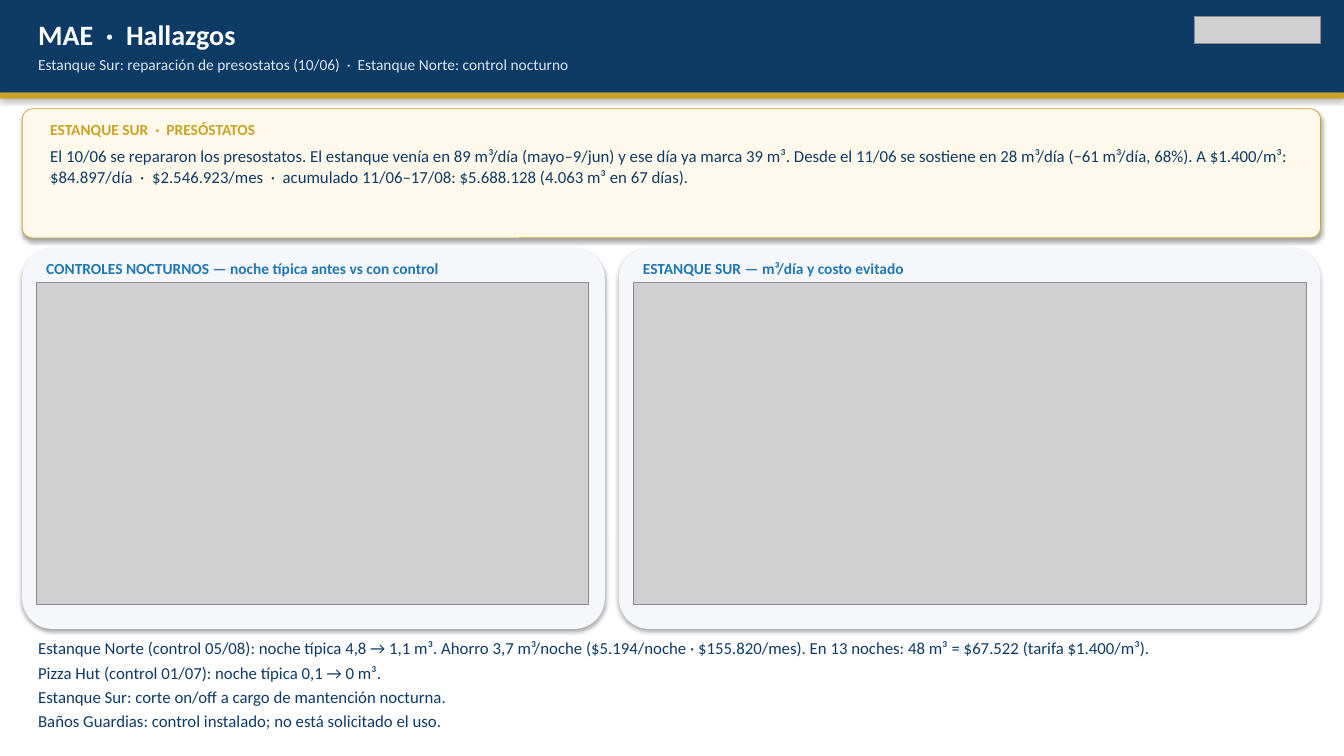
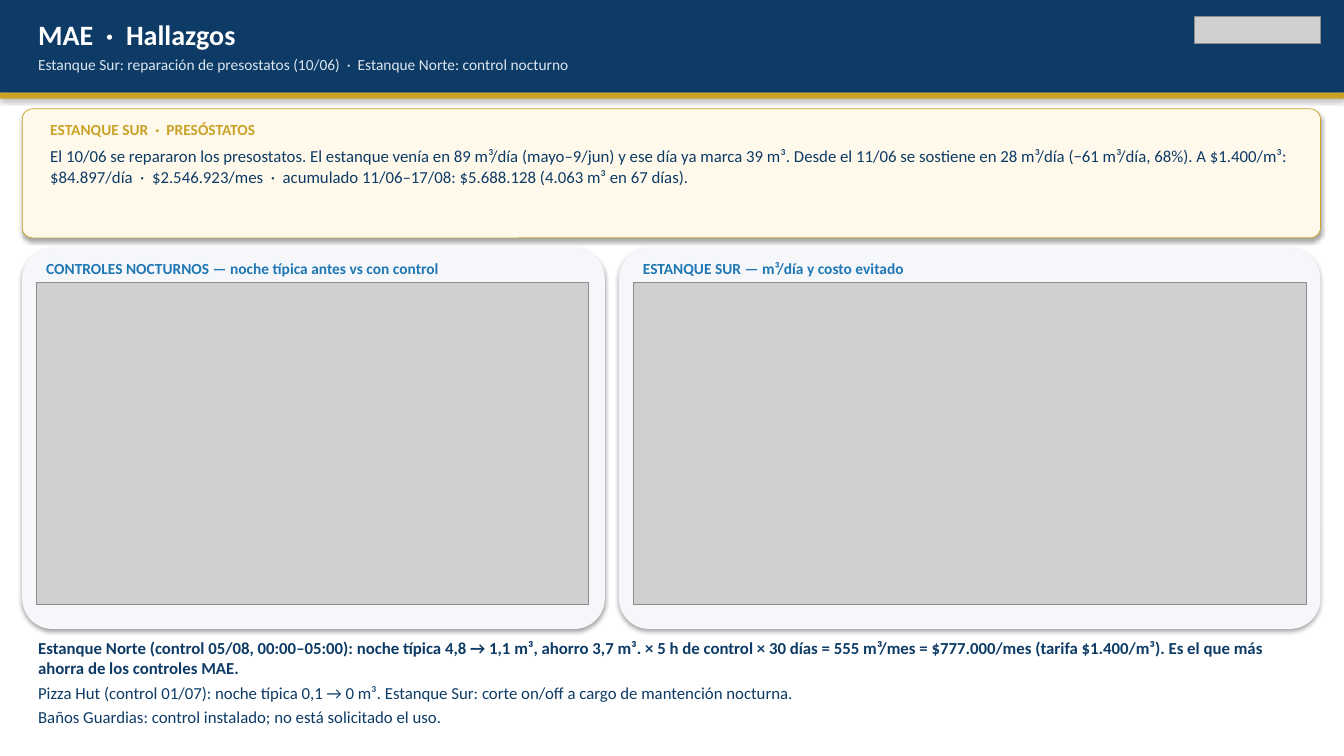
Before and after one commit to anibaloperacionesWes/wes-scripts, a slide deck: slide 3 of reports/Parque_Arauco/TMP_7MALLS/entrega_diego_anibal/Recorrido_ejecutivo_PA_MAE_20260817.pptx. Drawn at 1344x756 pixels with LibreOffice and Linux fonts; fonts in the diff are those of the drawing; grey boxes stand for pictures. Boxes give left, top, right and bottom in pixels: in the first picture for what was removed or moved away, otherwise in the second. Text is boxed around its words. In the diff, an @@ line names an element or a change of style, - is before the commit and + after.

```diff
--- a/reports/Parque_Arauco/TMP_7MALLS/entrega_diego_anibal/Recorrido_ejecutivo_PA_MAE_20260817.pptx
+++ b/reports/Parque_Arauco/TMP_7MALLS/entrega_diego_anibal/Recorrido_ejecutivo_PA_MAE_20260817.pptx
@@ text at bbox=[38, 641, 1263, 702]: text changed; bold on @@
-Estanque Norte (control 05/08): noche típica 4,8 → 1,1 m³. Ahorro 3,7 m³/noche ($5.194/noche · $155.820/mes). En 13 noches: 48 m³ = $67.522 (tarifa $1.400/m³).
-Pizza Hut (control 01/07): noche típica 0,1 → 0 m³.
-Estanque Sur: corte on/off a cargo de mantención nocturna.
+Estanque Norte (control 05/08, 00:00–05:00): noche típica 4,8 → 1,1 m³, ahorro 3,7 m³. × 5 h de control × 30 días = 555 m³/mes = $777.000/mes (tarifa $1.400/m³). Es el que más ahorra de los controles MAE.
+Pizza Hut (control 01/07): noche típica 0,1 → 0 m³. Estanque Sur: corte on/off a cargo de mantención nocturna.
```
Also in this commit, not shown: 2 other files.
